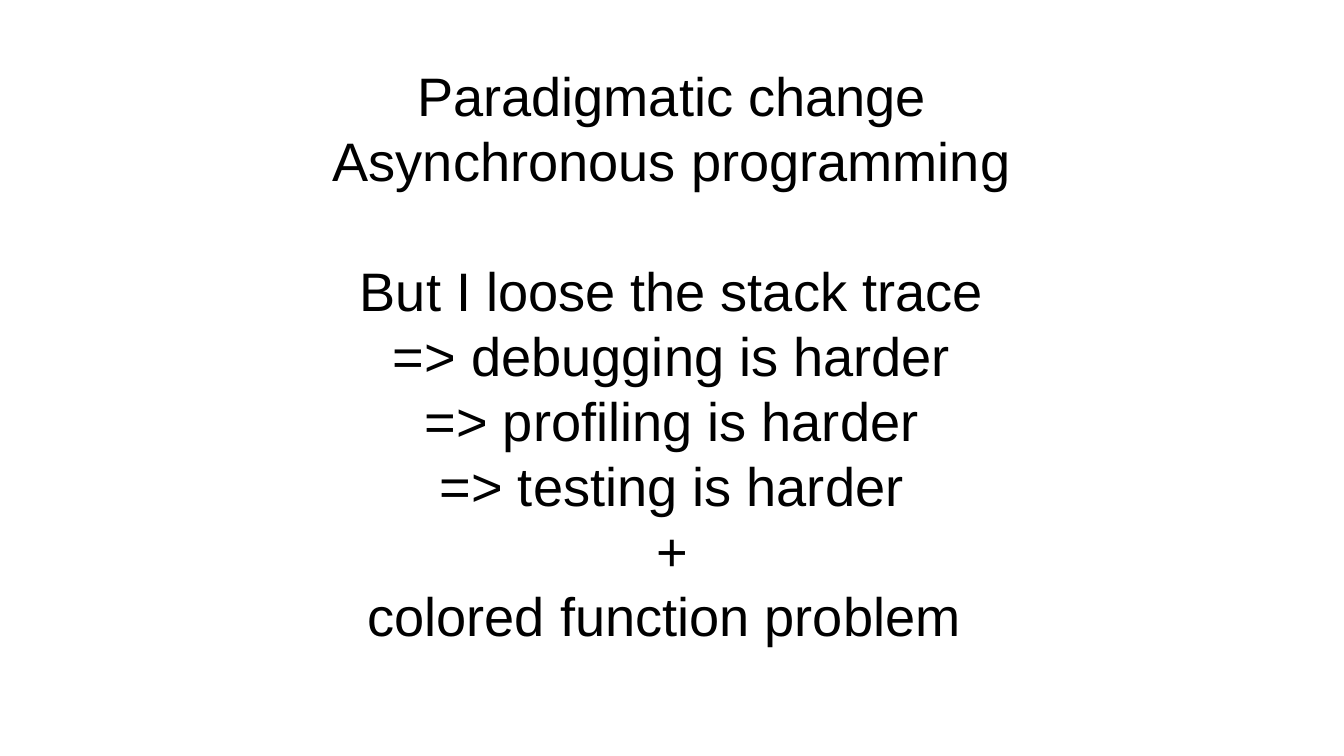
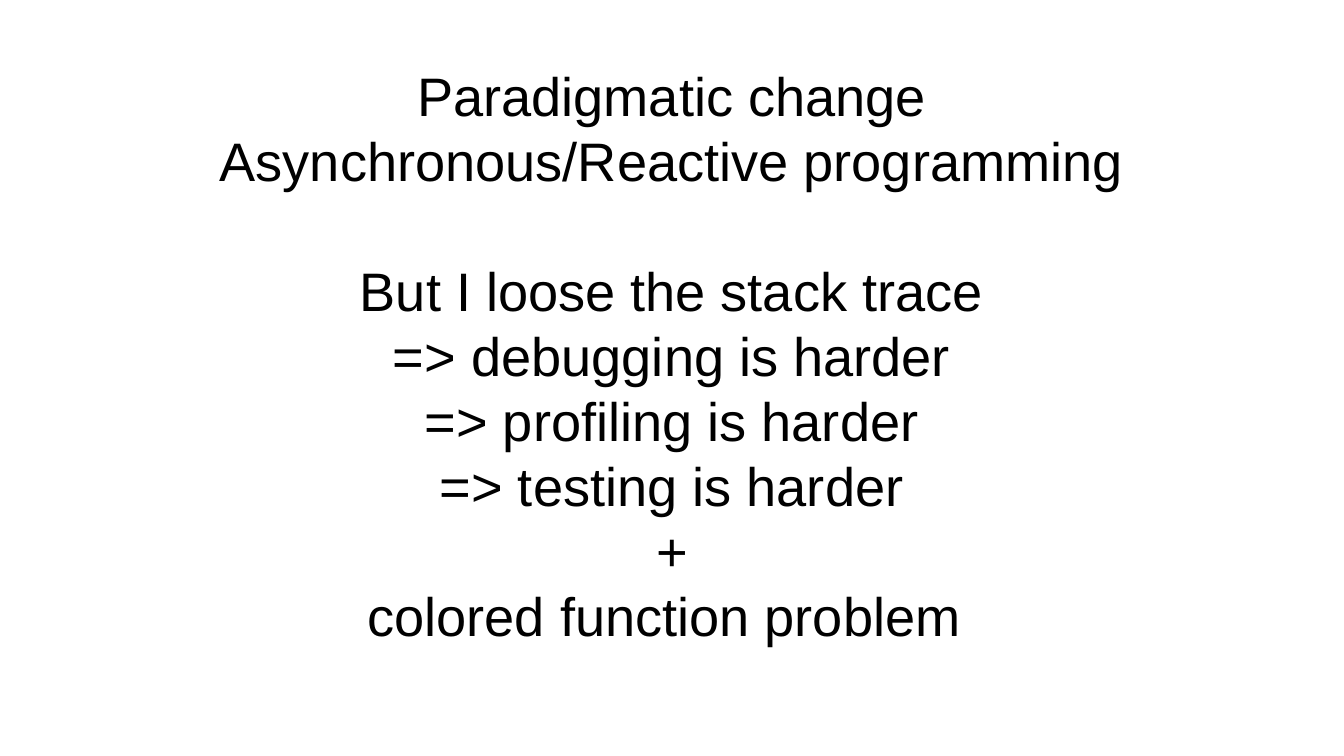
Before and after one commit to forax/loom-fiber, a slide deck: slide 11 of loom is looming.odp (slide 10 before the commit). Drawn at 1344x756 pixels with LibreOffice and Linux fonts; fonts in the diff are those of the drawing. Boxes give left, top, right and bottom in pixels: in the first picture for what was removed or moved away, otherwise in the second. Text is boxed around its words. In the diff, an @@ line names an element or a change of style, - is before the commit and + after.

Commit message:
mention reactive programming

```diff
--- a/loom is looming.odp
+++ b/loom is looming.odp
@@ subtitle at <box>220,76,1123,191</box>: text changed @@
-Paradigmatic change
-Asynchronous programming
+Paradigmatic change
+Asynchronous/Reactive programming
```
Also in this commit, not shown: 2 other slides changed, 1 slide added, 1 slide removed, 1 other file.
